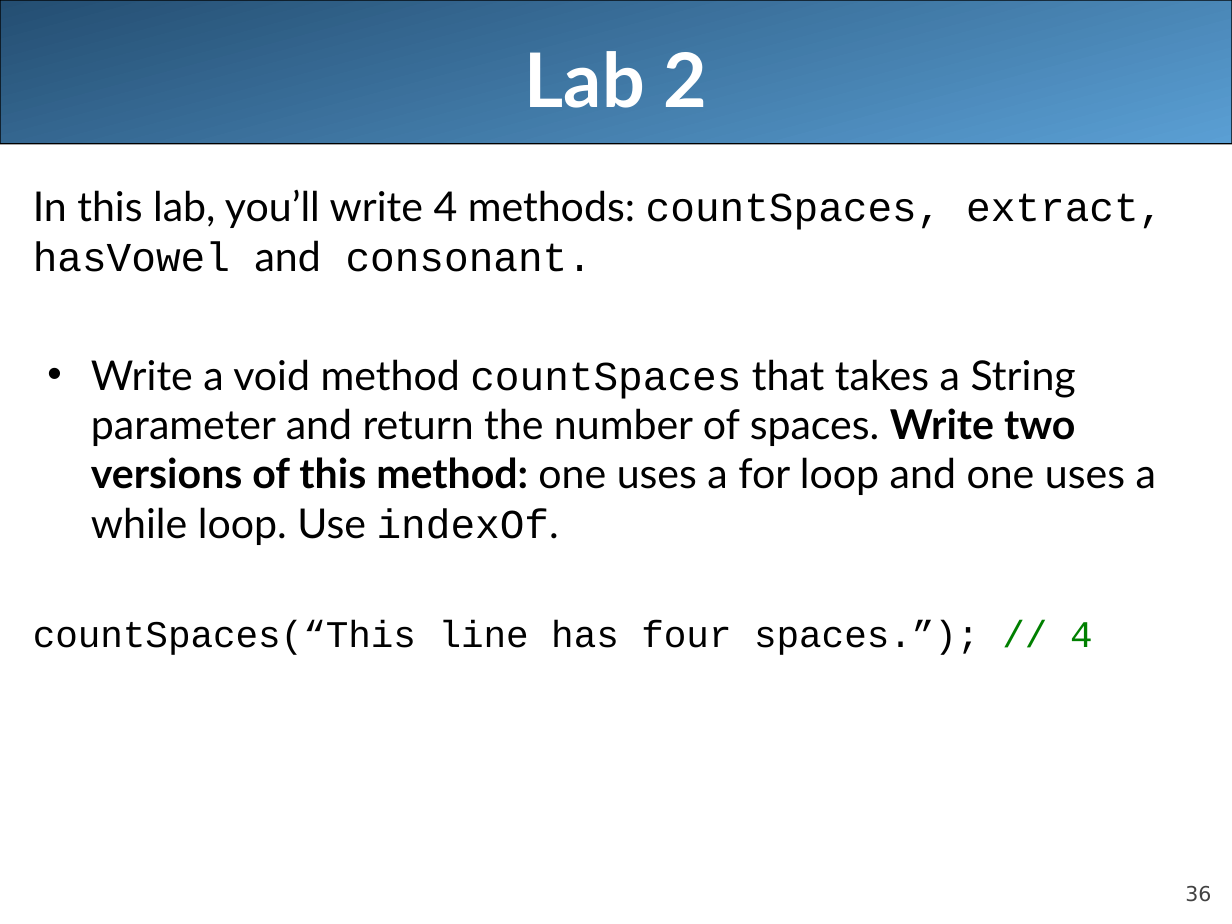
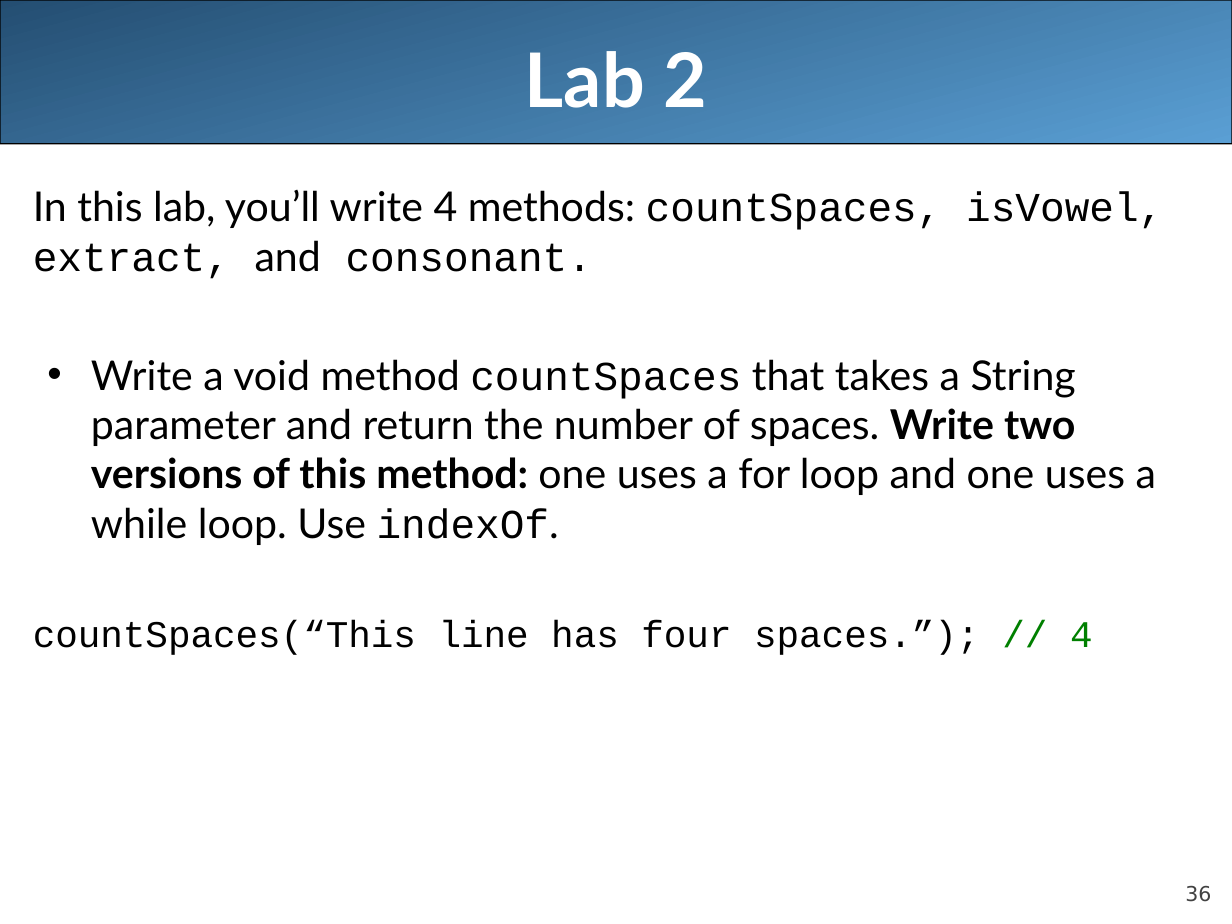
Before and after one commit to LongBaoNguyen/longbaonguyen.github.io, a slide deck: slide 36 of courses/apcsa/lecture8.ppt. Drawn at 1232x924 pixels with LibreOffice and Linux fonts; fonts in the diff are those of the drawing. Boxes give left, top, right and bottom in pixels: in the first picture for what was removed or moved away, otherwise in the second. Text is boxed around its words. In the diff, an @@ line names an element or a change of style, - is before the commit and + after.

```diff
--- a/courses/apcsa/lecture8.ppt
+++ b/courses/apcsa/lecture8.ppt
@@ text at box(33, 190, 1163, 279): text changed @@
-In this lab, you’ll write 4 methods: countSpaces, extract, hasVowel and consonant.
+In this lab, you’ll write 4 methods: countSpaces, isVowel, extract, and consonant.
```
Also in this commit, not shown: 1 other slide changed, 1 slide removed, 3 other files.
